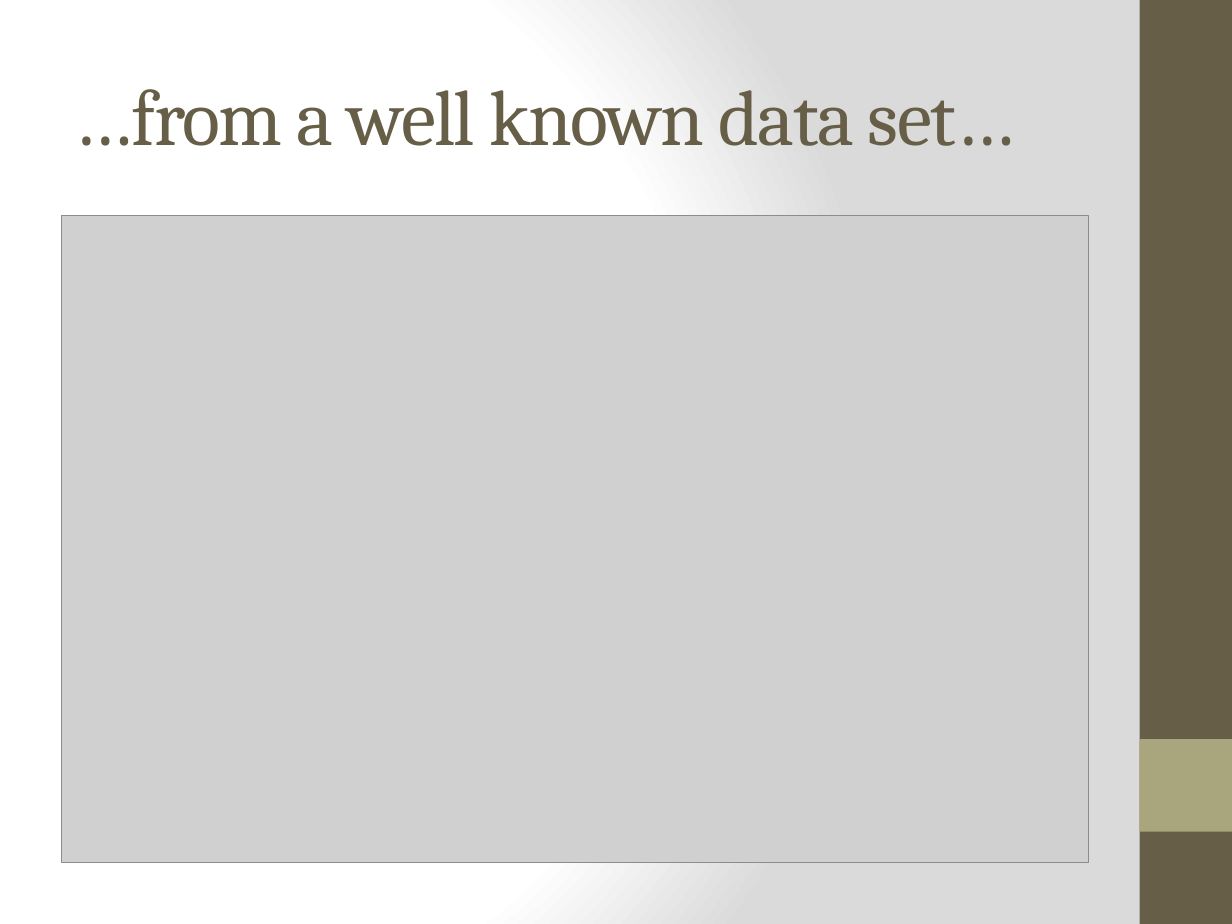
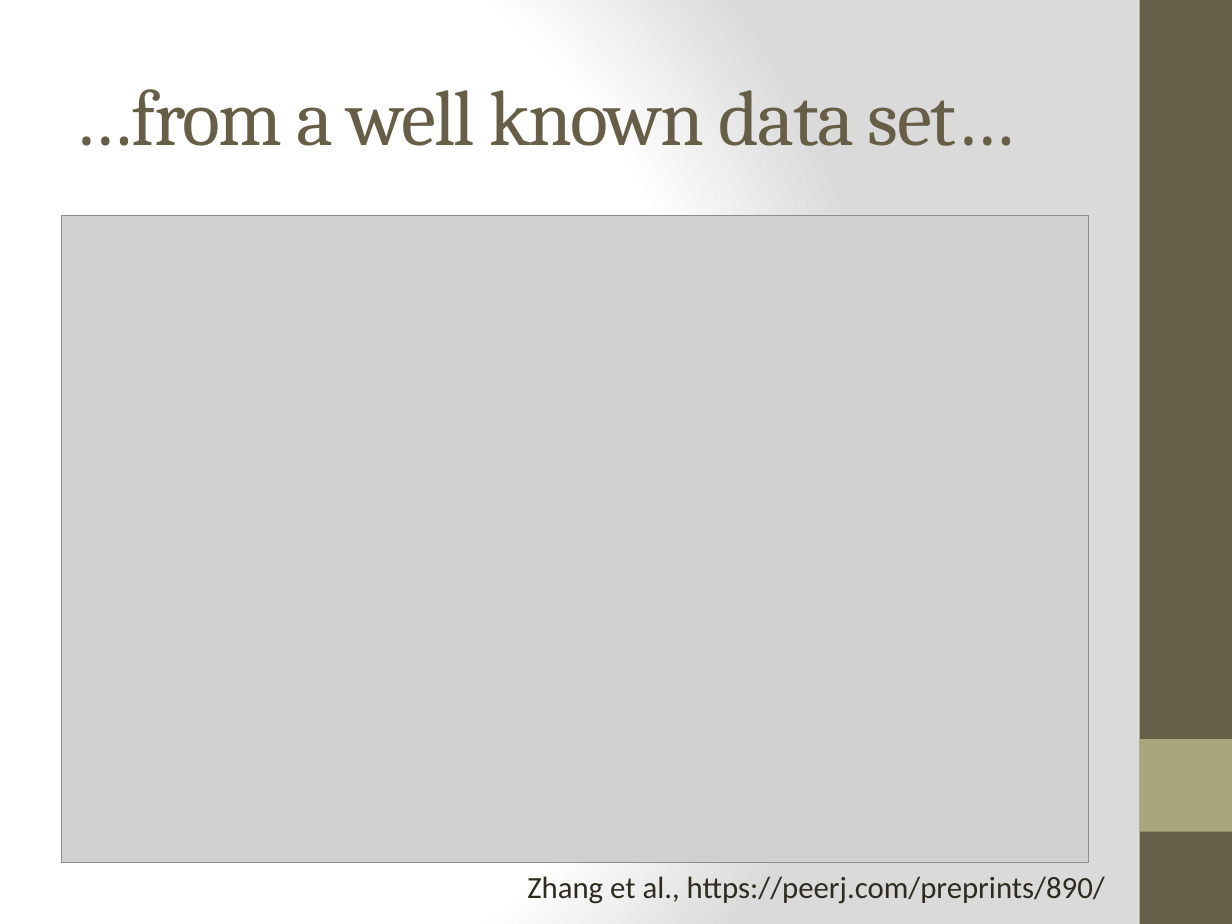
Before and after one commit to ngs-docs/angus, a slide deck: slide 67 of files/2015-lecture2-sequencing.pptx (slide 66 before the commit). Drawn at 1232x924 pixels with LibreOffice and Linux fonts; fonts in the diff are those of the drawing; grey boxes stand for pictures. Boxes give left, top, right and bottom in pixels: in the first picture for what was removed or moved away, otherwise in the second. Text is boxed around its words. In the diff, an @@ line names an element or a change of style, - is before the commit and + after.

```diff
--- a/files/2015-lecture2-sequencing.pptx
+++ b/files/2015-lecture2-sequencing.pptx
@@ text added at (527, 876, 1105, 904), 18 pt, text #2F2B20 @@
+Zhang et al., https://peerj.com/preprints/890/
```
Also in this commit, not shown: 5 other slides changed, 1 slide added.
